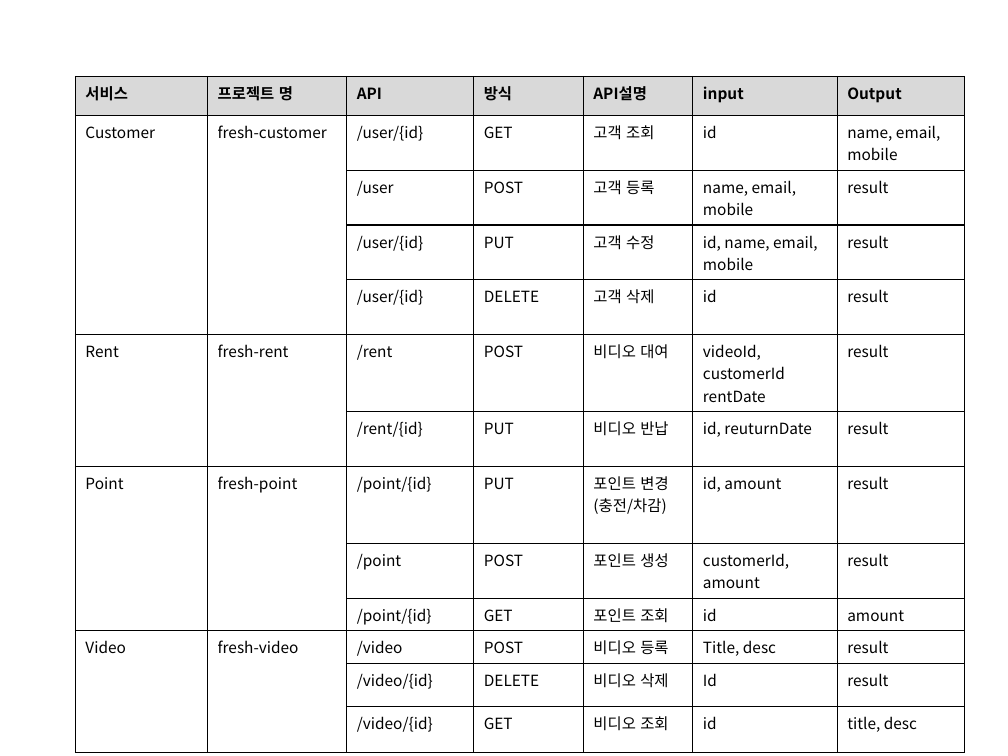
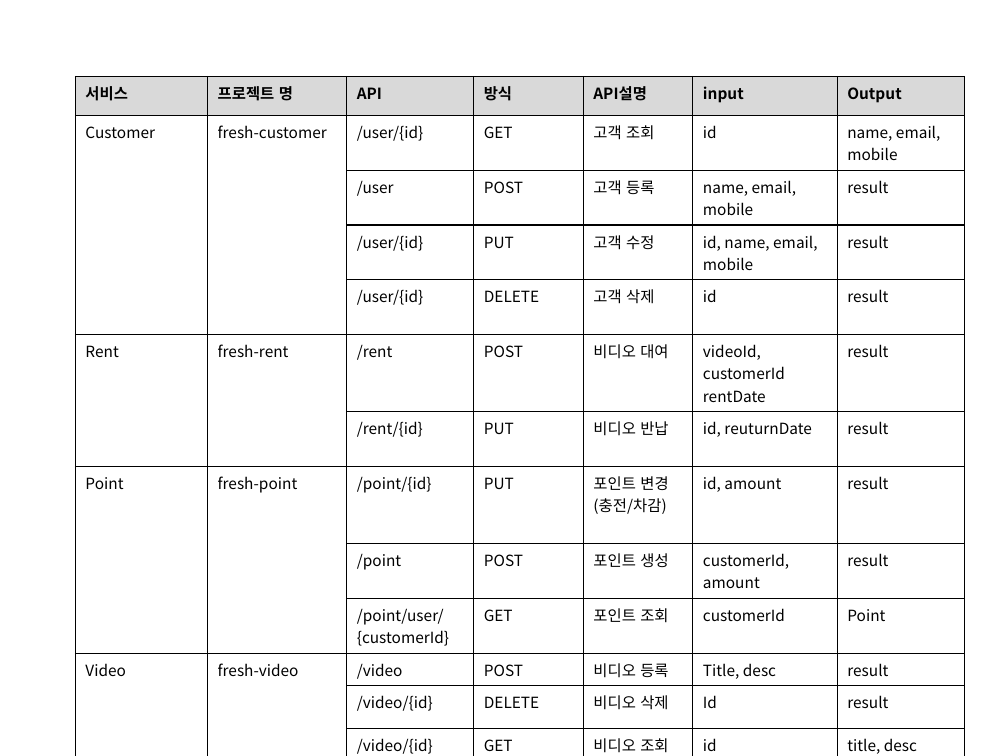
Before and after one commit to jimin1117/fresh-project, a slide deck: slide 8 of 20190626모델링-후레쉬.pptx. Drawn at 1008x756 pixels with LibreOffice and Linux fonts; fonts in the diff are those of the drawing. Boxes give left, top, right and bottom in pixels: in the first picture for what was removed or moved away, otherwise in the second. Text is boxed around its words. In the diff, an @@ line names an element or a change of style, - is before the commit and + after.

Commit message:
point api modified

```diff
--- a/20190626모델링-후레쉬.pptx
+++ b/20190626모델링-후레쉬.pptx
@@ table at bbox=[76, 77, 965, 756] @@
-row 10:  |  | /point/{id} | GET | 포인트 조회 | id | amount
+row 10:  |  | /point/user/{customerId} | GET | 포인트 조회 | customerId | Point
```
